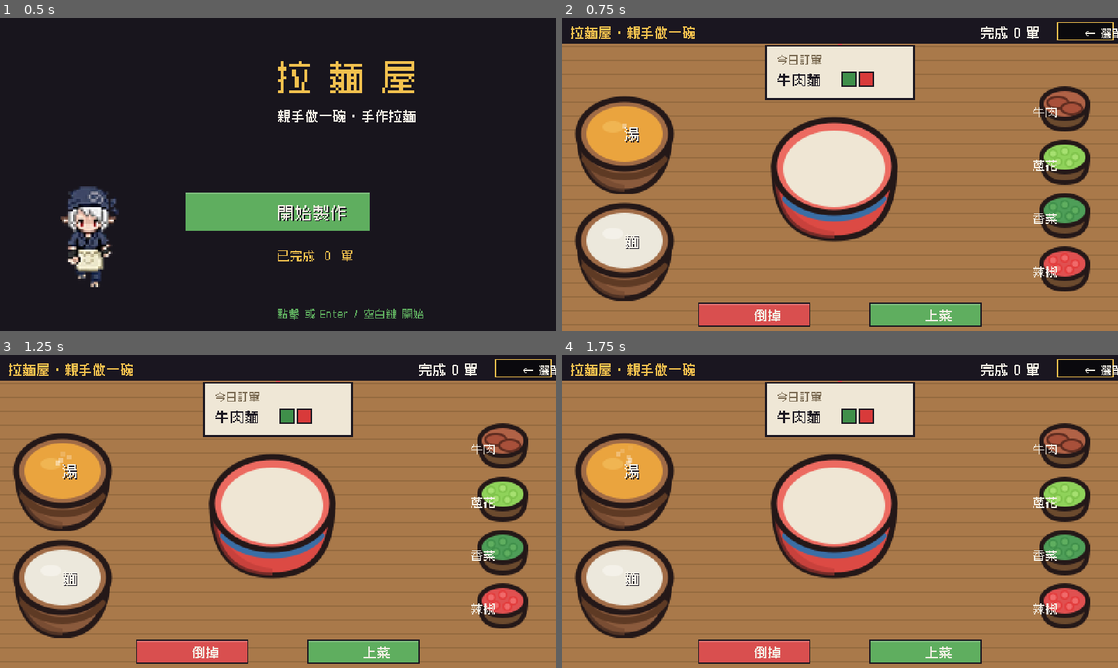
Above: before the commit, frames 1-4 (two rows, left to right).
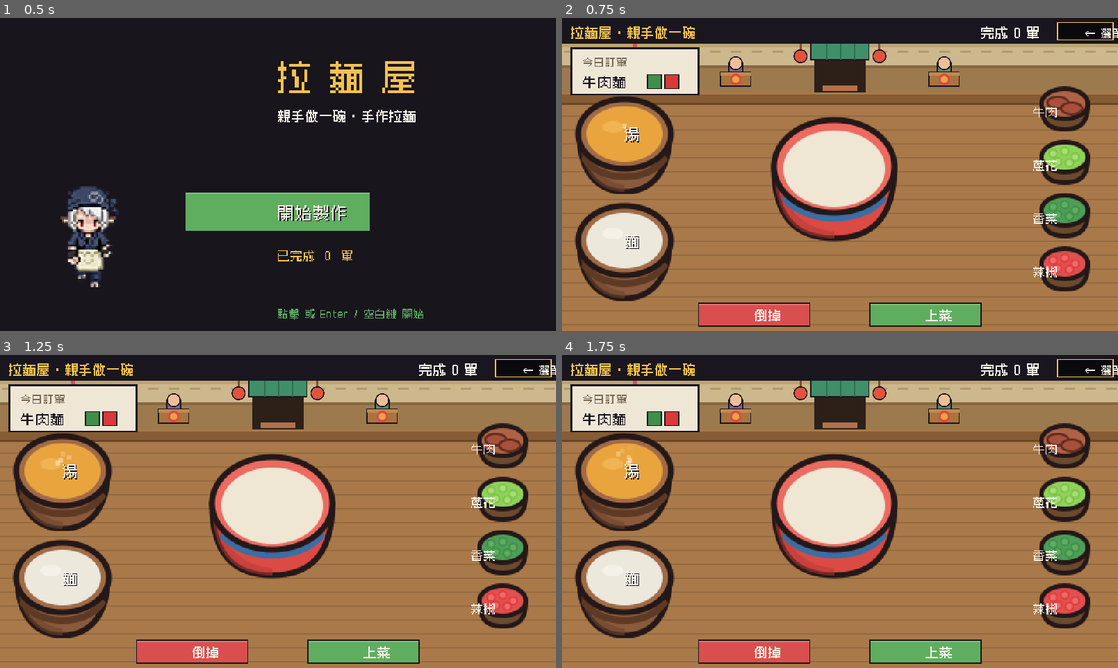
Above: after the commit, the same moments.

Repository: meloalright/ramen-ya
Game: Godot game, scene res://scenes/Menu.tscn
Two runs of this game, one before a commit and one after it. Both use one fixed random seed, a clock stepped at 60 frames per second and the inputs below.
Inputs (mouse positions are in pixels of both pictures, inside the frame that each line leads up to):
- Up to frame 1 (0.5 s): no input
- Up to frame 2 (0.75 s): tap Enter at 0.5 s; move the mouse to (962, 158) at 0.52 s; hold D from 0.53 s (still down); tap M at 0.6 s; click (962, 158) at 0.67 s
- Up to frame 3 (1.25 s): keep holding D; tap Space at 0.77 s
- Up to frame 4 (1.75 s): release D at 1.25 s; tap Space at 1.25 s; drag from (728, 527) to (812, 574) at 1.27 s

Frame 1 is identical in both runs. In frame 2, 15% of the frame differs, in the area x 0-100%, y 8-28%; in frame 3, 15%; in frame 4, 15%.

Commit message:
feat(cook): show the shop interior (玄关 + dining tables) behind the counter
Added a shopfront backdrop band above the prep desk: a back wall, the 玄关
entrance (doorway + green noren + paper lanterns + mat) centered, two dining
tables with seated diners flanking it, and a counter front ledge. The order
ticket moved to the top-left to clear the entrance. Gives the prep counter a
sense of being inside a ramen shop.

Co-Authored-By: Claude Opus 4.8 (1M context) <noreply@anthropic.com>

Diff:
--- a/scripts/Main.gd
+++ b/scripts/Main.gd
@@ -611,6 +611,9 @@
 	for y in range(0, H, 12):
 		draw_rect(Rect2(0, y, W, 1), COL_WOOD_D)
 
+	# the shop interior behind the prep counter (玄关 + dining tables)
+	_draw_shopfront()
+
 	# the single order ticket, pinned at the top
 	_draw_order_ticket()
 
@@ -648,10 +651,54 @@
 	_text("完成 " + str(served) + " 單", Vector2(W - 118, 16), 11, COL_WHITE)
 
 
+func _draw_shopfront() -> void:
+	var by := 64.0                              # counter front edge (dining ↑ / desk ↓)
+	# back wall + a subtle tile trim
+	draw_rect(Rect2(0, 22, W, by - 22), Color("cdb78c"))
+	draw_rect(Rect2(0, 22, W, 3), Color("bda474"))
+	for x in range(2, W, 18):
+		draw_rect(Rect2(x, 28, 9, 2), Color("b49a6a"))
+	# dining floor
+	draw_rect(Rect2(0, 41, W, by - 41), Color("9c7a4e"))
+	draw_rect(Rect2(0, 41, W, 2), Color("866840"))
+	# dining tables flanking the entrance
+	_draw_dine_table(Vector2(150, 52), Color("8a5e9a"))
+	_draw_dine_table(Vector2(330, 52), Color("5e8a6a"))
+	# 玄关 entrance: doorway + green noren + paper lanterns + mat
+	var dx := 240.0
+	draw_rect(Rect2(dx - 22, 24, 44, by - 24), Color("2c2018"))
+	draw_rect(Rect2(dx - 25, 22, 50, 14), Color("3f8f6a"))
+	draw_rect(Rect2(dx - 25, 22, 50, 14), COL_INK, false, 1.0)
+	for s in [-12, 0, 12]:
+		draw_rect(Rect2(dx + s, 22, 1, 14), Color("2f6e50"))
+	for lx in [dx - 34, dx + 34]:
+		draw_rect(Rect2(lx - 1, 22, 2, 5), Color("7a5230"))
+		draw_circle(Vector2(lx, 33), 6, COL_INK)
+		draw_circle(Vector2(lx, 33), 5, Color("e2533f"))
+	draw_rect(Rect2(dx - 15, by - 6, 30, 5), Color("b5704a"))
+	# counter front ledge
+	draw_rect(Rect2(0, by, W, 9), Color("875c34"))
+	draw_rect(Rect2(0, by, W, 2), Color("a87a48"))
+	draw_rect(Rect2(0, by + 9, W, 2), Color("6a4628"))
+
+
+func _draw_dine_table(c: Vector2, cloth: Color) -> void:
+	# a seated diner behind a small top-down table with a bowl
+	draw_rect(Rect2(c.x - 6, c.y - 13, 12, 8), cloth)
+	draw_rect(Rect2(c.x - 6, c.y - 13, 12, 8), COL_INK, false, 1.0)
+	draw_circle(c + Vector2(0, -13), 6, COL_INK)
+	draw_circle(c + Vector2(0, -13), 5, Color("ecc096"))
+	draw_rect(Rect2(c.x - 13, c.y - 5, 26, 12), Color("a9743f"))
+	draw_rect(Rect2(c.x - 13, c.y - 5, 26, 12), COL_INK, false, 1.0)
+	draw_rect(Rect2(c.x - 13, c.y - 5, 26, 3), Color("c08a4e"))
+	draw_circle(c + Vector2(0, 1), 5, Color("dc4a44"))
+	draw_circle(c + Vector2(0, 1), 3, Color("eaa43e"))
+
+
 func _draw_order_ticket() -> void:
 	if order.is_empty():
 		return
-	var r := Rect2(176, 24, 128, 46)
+	var r := Rect2(8, 26, 110, 40)
 	draw_rect(Rect2(r.position.x + r.size.x / 2 - 2, r.position.y - 4, 4, 6), COL_RED)   # pin
 	draw_rect(r, Color("efe7d6"))
 	draw_rect(r, COL_INK, false, 1.5)
